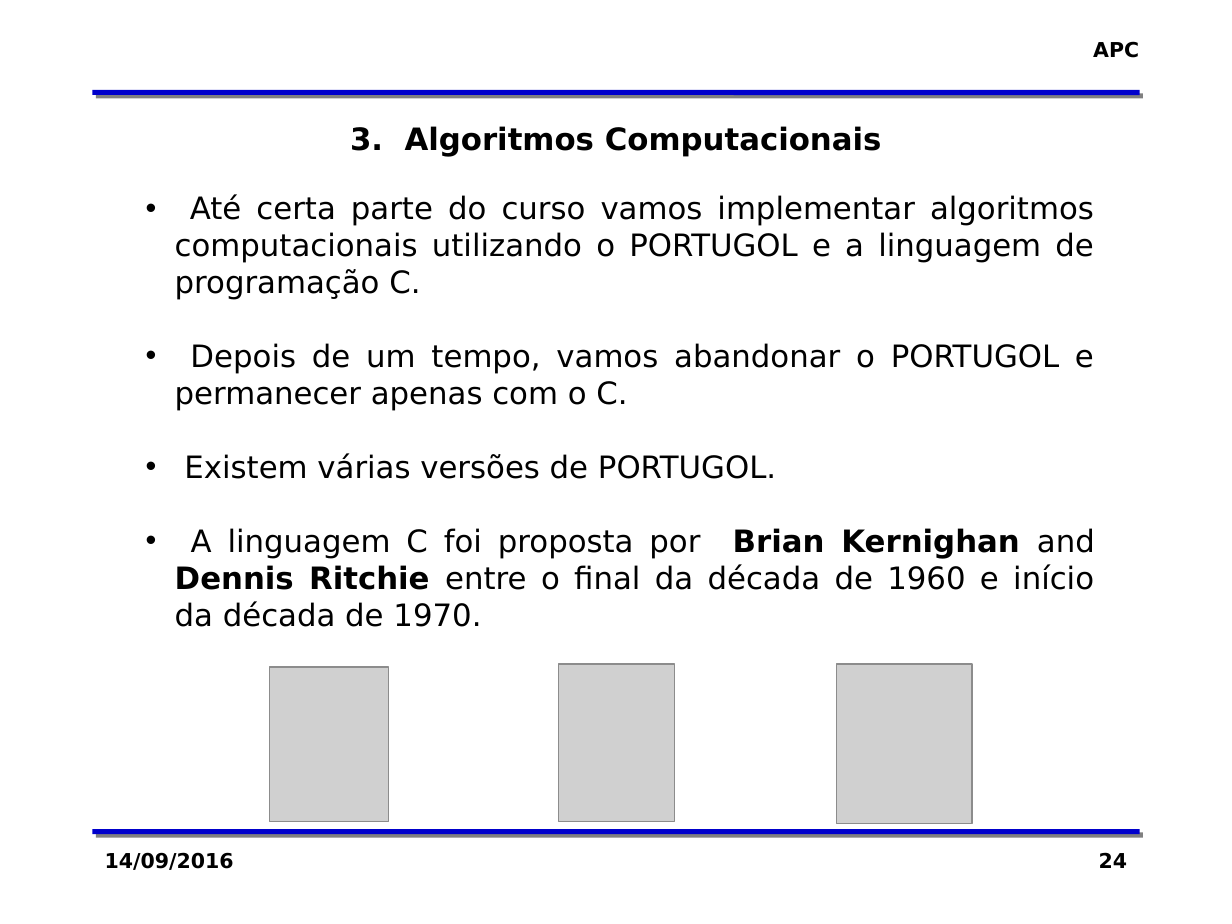
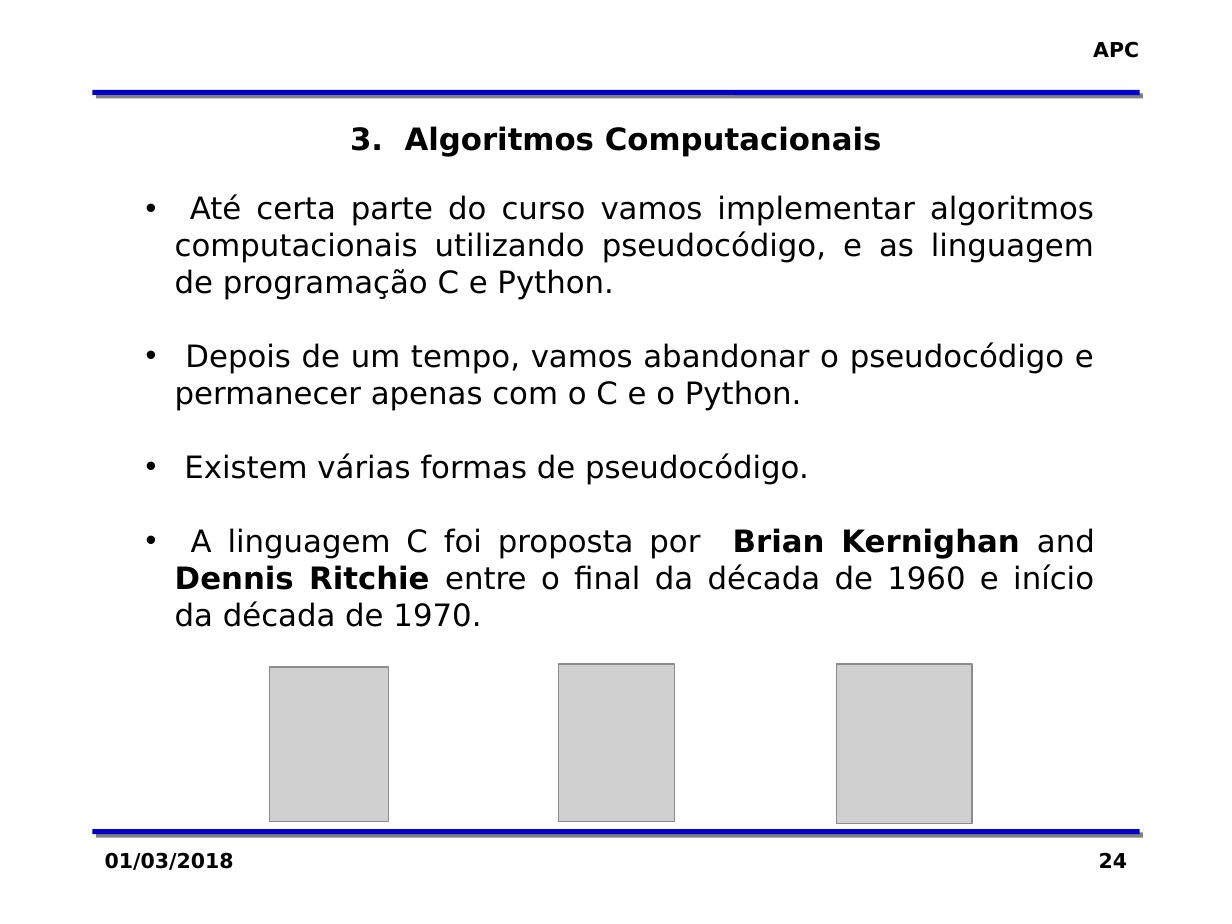
Before and after one commit to zaghetto/Algoritmos, a slide deck: slide 24 of MÓDULOS DE AULA/Módulo 03 - O Conceito de Algoritmo.pptx. Drawn at 1232x924 pixels with LibreOffice and Linux fonts; fonts in the diff are those of the drawing; grey boxes stand for pictures; background and template pictures are left out. Boxes give left, top, right and bottom in pixels: in the first picture for what was removed or moved away, otherwise in the second. Text is boxed around its words. In the diff, an @@ line names an element or a change of style, - is before the commit and + after.

```diff
--- a/MÓDULOS DE AULA/Módulo 03 - O Conceito de Algoritmo.pptx
+++ b/MÓDULOS DE AULA/Módulo 03 - O Conceito de Algoritmo.pptx
@@ text at [175, 194, 1094, 485]: text changed @@
-• Até certa parte do curso vamos implementar algoritmos computacionais utilizando o PORTUGOL e a linguagem de programação C.
-• Depois de um tempo, vamos abandonar o PORTUGOL e permanecer apenas com o C.
-• Existem várias versões de PORTUGOL.
+• Até certa parte do curso vamos implementar algoritmos computacionais utilizando pseudocódigo, e as linguagem de programação C e Python.
+• Depois de um tempo, vamos abandonar o pseudocódigo e permanecer apenas com o C e o Python.
+• Existem várias formas de pseudocódigo.
@@ text at [105, 852, 234, 870]: text changed @@
-14/09/2016
+01/03/2018
```
Also in this commit, not shown: 53 other slides changed, 1 slide added, 1 slide removed.
